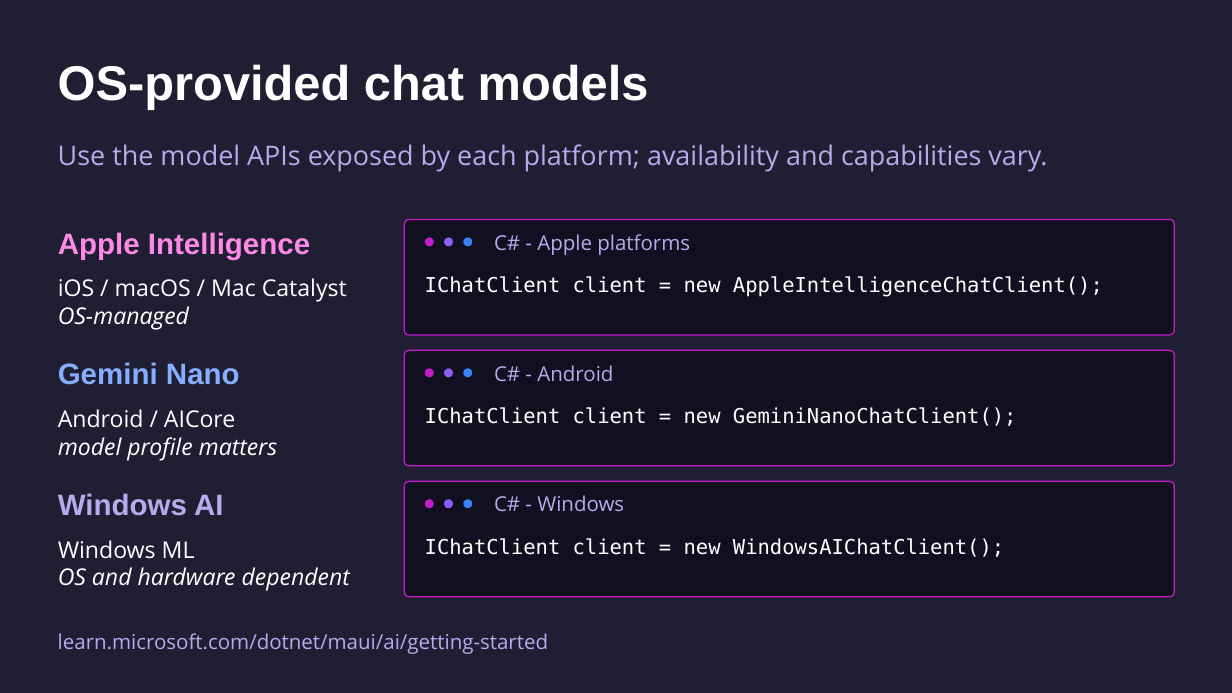
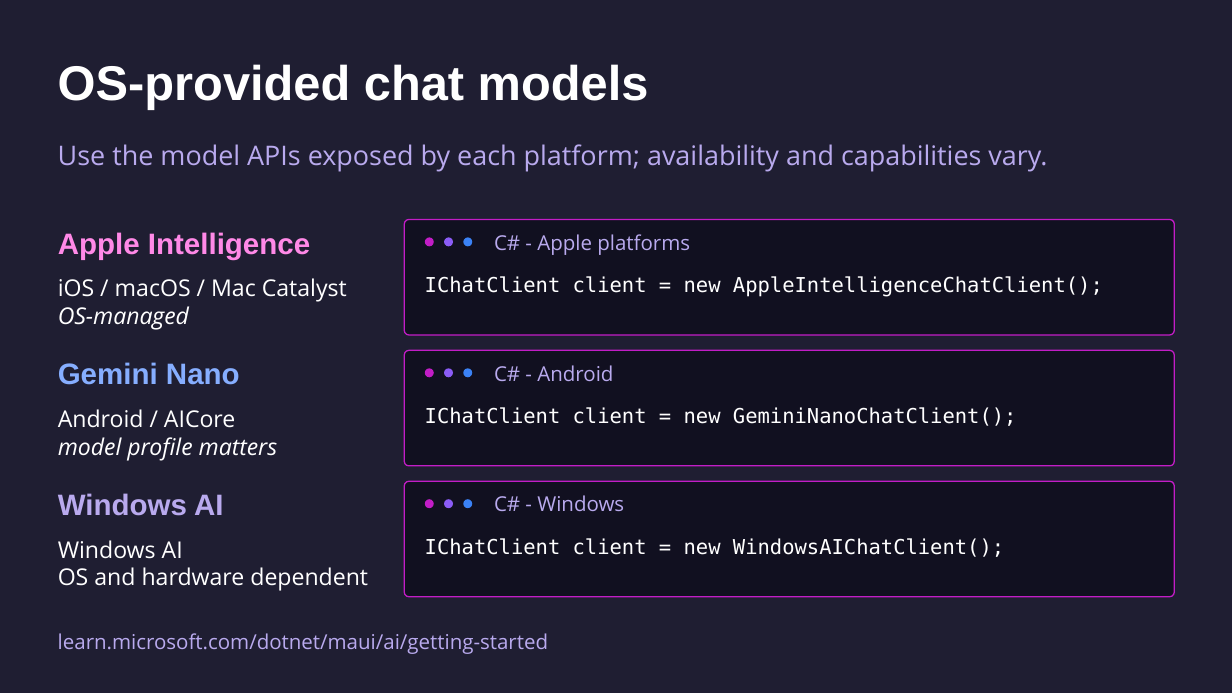
Before and after one commit to mattleibow/dotnetconf2026, a slide deck: slide 16 of slides.pptx. Drawn at 1232x693 pixels with LibreOffice and Linux fonts; fonts in the diff are those of the drawing. Boxes give left, top, right and bottom in pixels: in the first picture for what was removed or moved away, otherwise in the second. Text is boxed around its words. In the diff, an @@ line names an element or a change of style, - is before the commit and + after.

```diff
--- a/slides.pptx
+++ b/slides.pptx
@@ text at <box>58,540,368,591</box>: text changed; italic off @@
-Windows ML
-OS and hardware dependent
+Windows AI
+OS and hardware dependent
```
Also in this commit, not shown: 8 other slides changed, 1 slide added, 1 slide removed.
